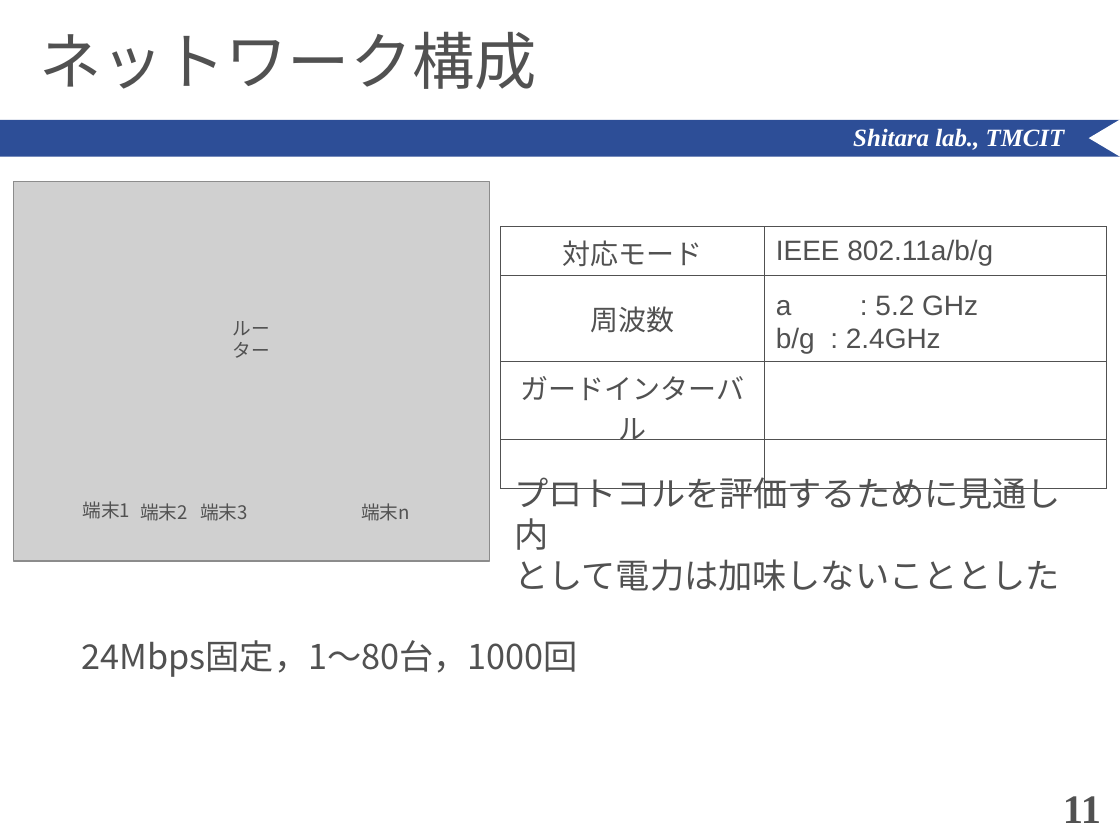
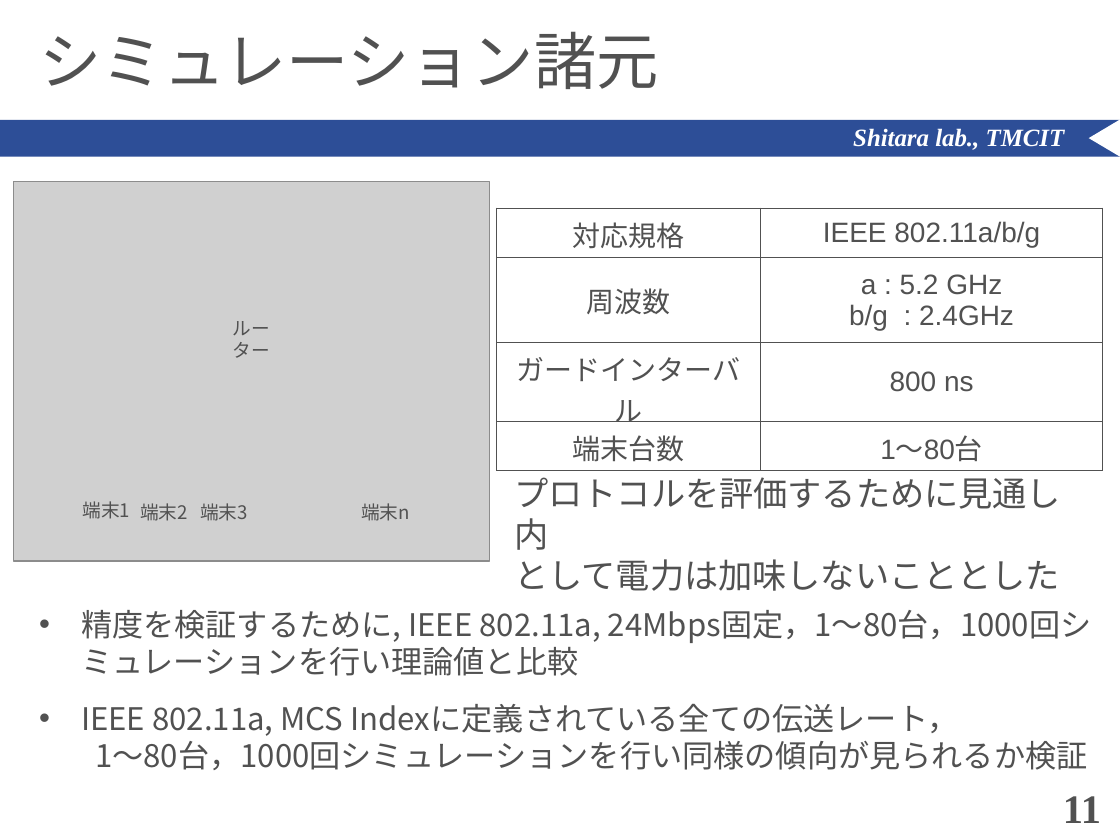
Before and after one commit to ShitaLab-TMCIT/IEEE802.11simulator, a slide deck: slide 11 of paper/shimozawa.pptx. Drawn at 1120x840 pixels with LibreOffice and Linux fonts; fonts in the diff are those of the drawing; grey boxes stand for pictures. Boxes give left, top, right and bottom in pixels: in the first picture for what was removed or moved away, otherwise in the second. Text is boxed around its words. In the diff, an @@ line names an element or a change of style, - is before the commit and + after.

```diff
--- a/paper/shimozawa.pptx
+++ b/paper/shimozawa.pptx
@@ title at [39,31,658,89]: text changed @@
-ネットワーク構成
+シミュレーション諸元
@@ table at [496,208,1102,466] @@
-row 1, column 1: 対応モード
+row 1, column 1: 対応規格
-row 3, column 2: 
+row 3, column 2: 800 ns
-row 4, column 1: 
+row 4, column 1: 端末台数
-row 4, column 2: 
+row 4, column 2: 1～80台
@@ alignment left to centre @@
@@ table: place and size @@
-table at [501,226,1107,459]
+table at [496,208,1102,466]
@@ text at [81,610,1092,770]: text changed; size 22 to 20 pt @@
-24Mbps固定，1～80台，1000回
+• 精度を検証するために, IEEE 802.11a, 24Mbps固定，1～80台，1000回シミュレーションを行い理論値と比較
+• IEEE 802.11a, MCS Indexに定義されている全ての伝送レート，
+  1～80台，1000回シミュレーションを行い同様の傾向が見られるか検証
```
Also in this commit, not shown: 1 other slide changed, 3 other files.
